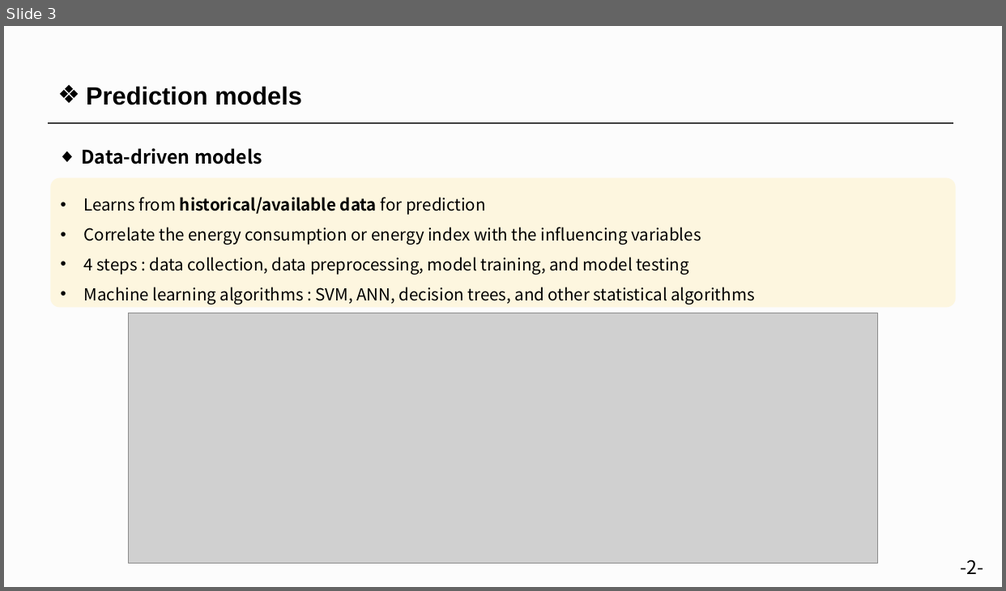
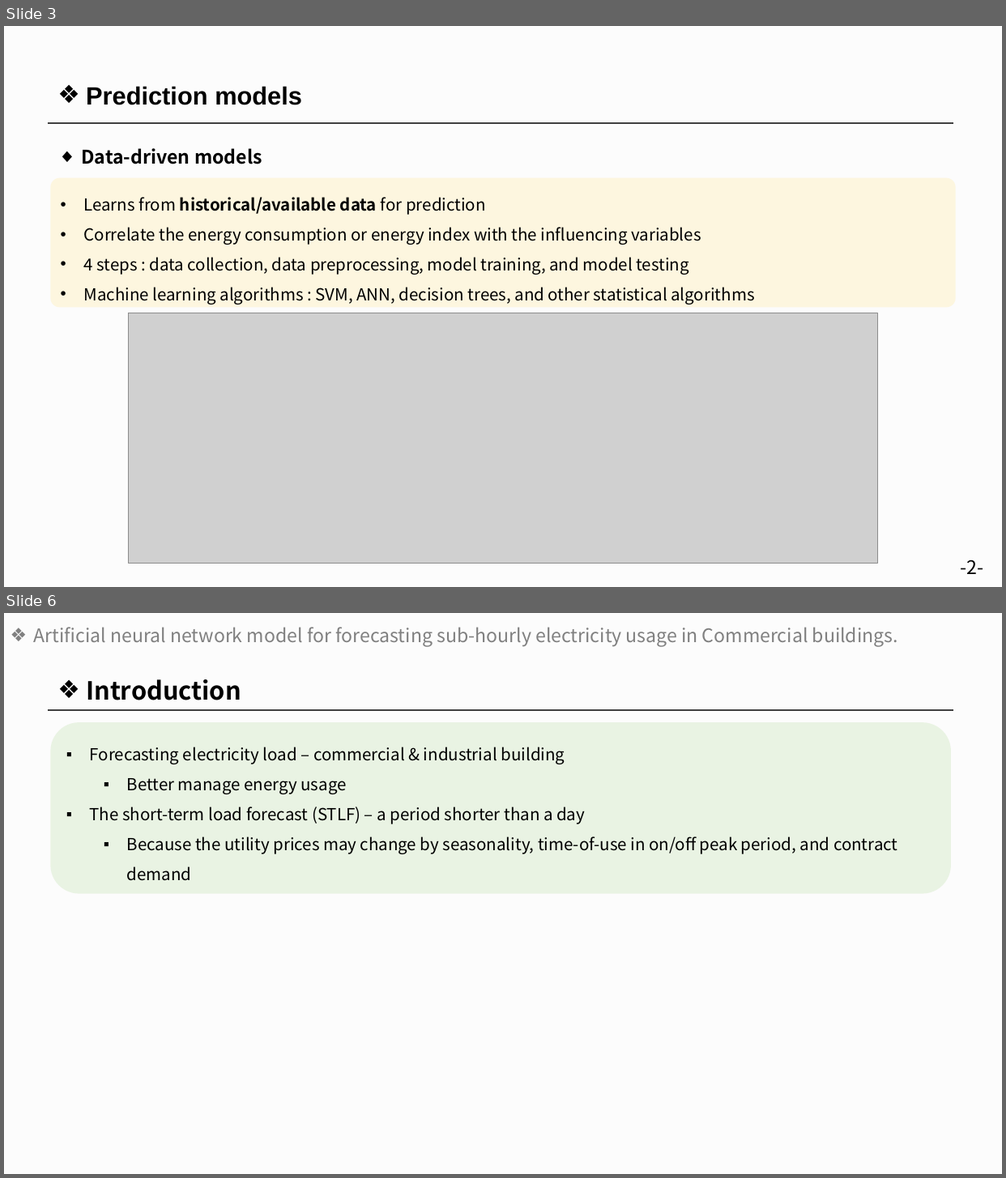
Before and after one commit to sohee98/2022-1st-Course, a slide deck: AI Applications/study 발표/Literature study PPT-SoheeKim.pptx. Shown one above the other, each under a label of ours: slide 3 before the commit, slides 3 and 6 after it; the slides between them are not shown. The pictures are 1006x591 and 1006x1178 pixels, drawn with LibreOffice and Linux fonts; fonts in the diff are those of the drawing; grey boxes stand for pictures. Boxes give left, top, right and bottom in pixels: in the first picture for what was removed or moved away, otherwise in the second. Text is boxed around its words. In the diff, an @@ line names an element or a change of style, - is before the commit and + after.

```diff
--- a/AI Applications/study 발표/Literature study PPT-SoheeKim.pptx
+++ b/AI Applications/study 발표/Literature study PPT-SoheeKim.pptx
@@ slide 6 added at (x1=4, y1=613, x2=1002, y2=1174), background #F3F3F3 at 19% opacity @@
@@ title added at (x1=34, y1=627, x2=898, y2=646), 18 pt, text #808080 @@
+❖ Artificial neural network model for forecasting sub-hourly electricity usage in Commercial buildings.
@@ text added at (x1=86, y1=679, x2=241, y2=700), 24 pt, text #000000, bold @@
+❖ Introduction
@@ line added from (49, 710) to (953, 710), #404040 1 pt @@
@@ rounded rectangle added at (x1=50, y1=722, x2=951, y2=894), fill #E2F0D9 at 70% opacity, 16 pt, text #000000 @@
+▪ Forecasting electricity load – commercial & industrial building
+  ▪ Better manage energy usage
+▪ The short-term load forecast (STLF) – a period shorter than a day
+  ▪ Because the utility prices may change by seasonality, time-of-use in on/off peak period, and contract demand
```
Also in this commit, not shown: 4 slides changed, 2 other files.
